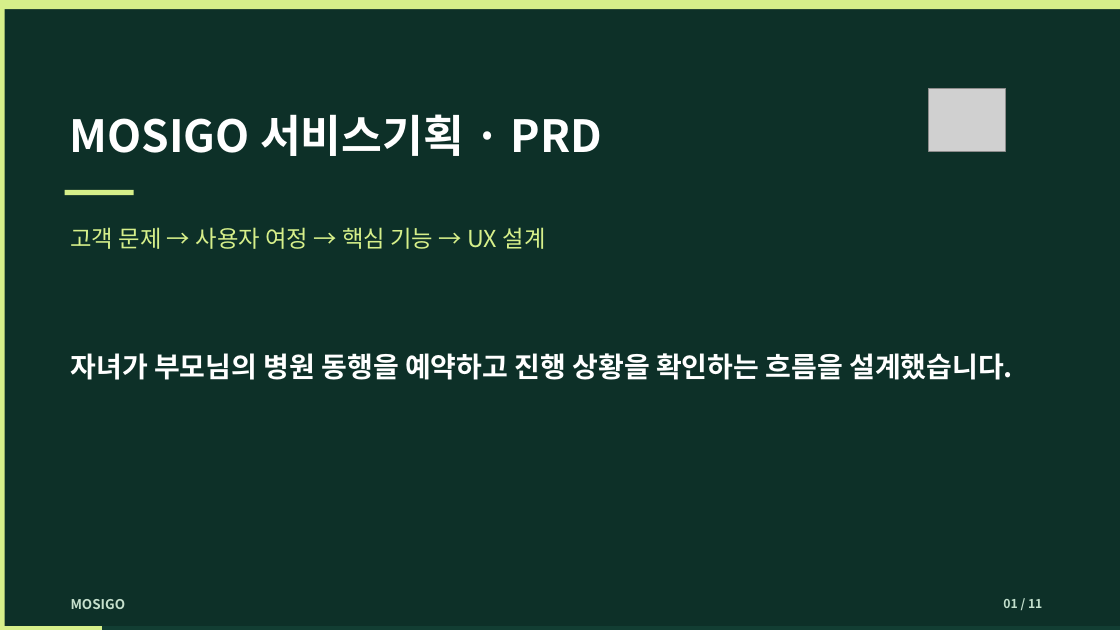
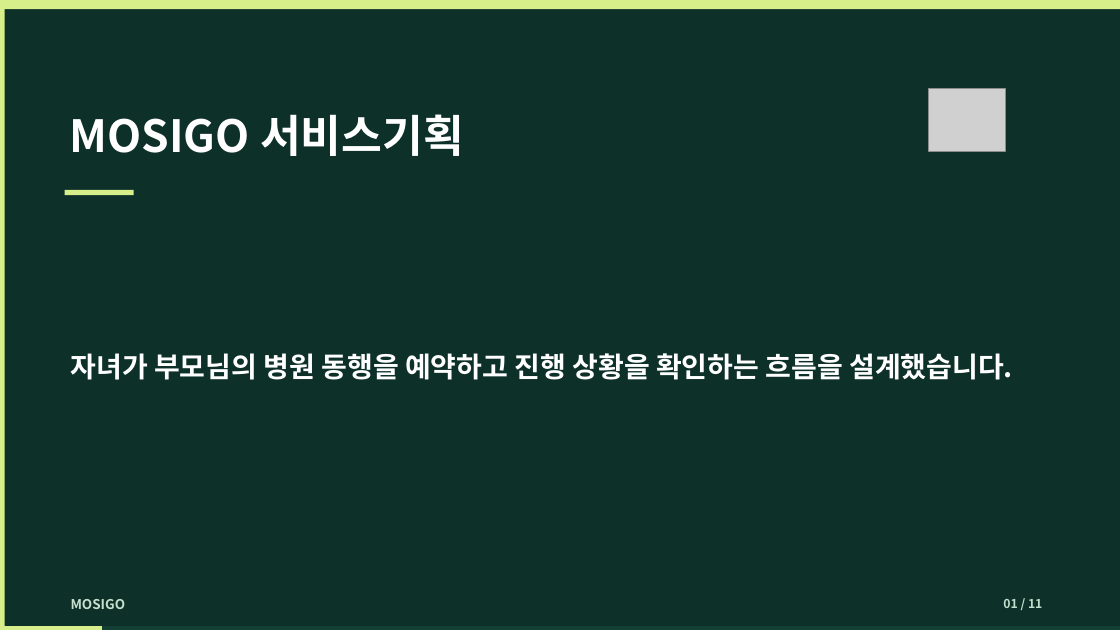
Before and after one commit to dohyunkimmm/mosigo-case-study, a slide deck: slide 1 of downloads/mosigo_report.pptx. Drawn at 1120x630 pixels with LibreOffice and Linux fonts; fonts in the diff are those of the drawing; grey boxes stand for pictures. Boxes give left, top, right and bottom in pixels: in the first picture for what was removed or moved away, otherwise in the second. Text is boxed around its words. In the diff, an @@ line names an element or a change of style, - is before the commit and + after.

Commit message:
Clarify market, budget, and evaluation copy across MOSIGO documents

```diff
--- a/downloads/mosigo_report.pptx
+++ b/downloads/mosigo_report.pptx
@@ text at (70, 114, 464, 156): text changed @@
-MOSIGO 서비스기획 · PRD
+MOSIGO 서비스기획
@@ text removed at (71, 227, 546, 249) @@
-고객 문제 → 사용자 여정 → 핵심 기능 → UX 설계
```
Also in this commit, not shown: 17 other files.
